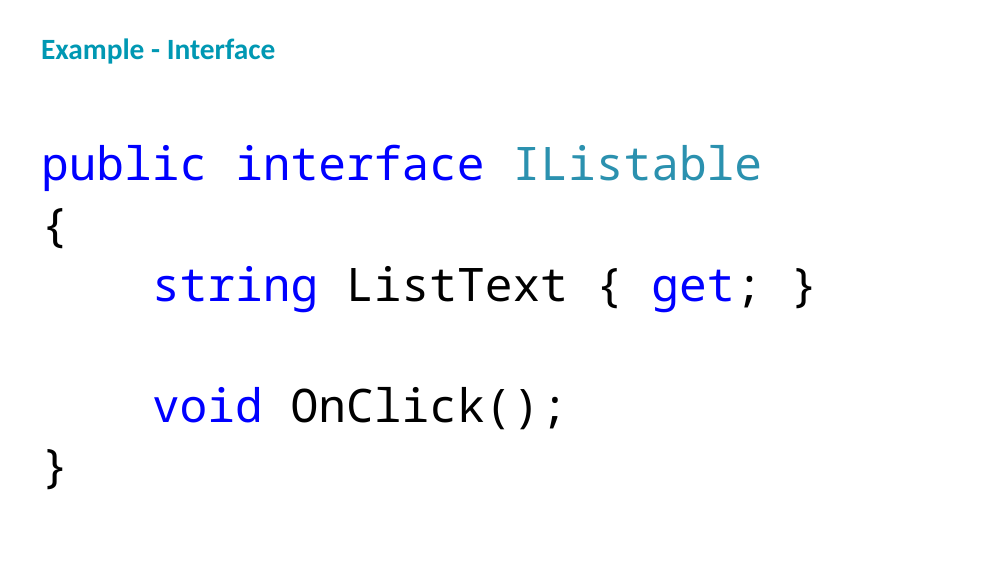
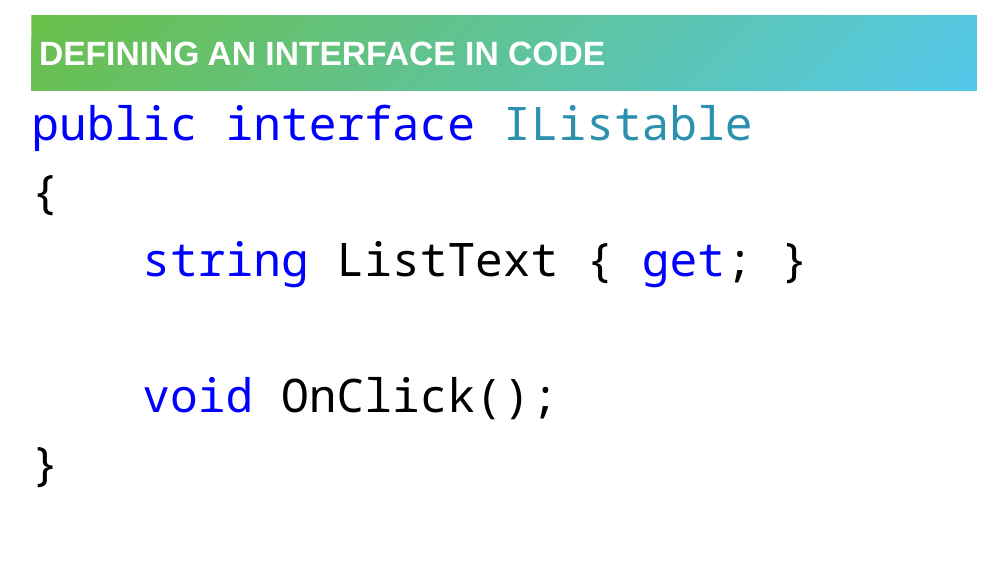
Before and after one commit to hytechclub/cs-102, a slide deck: slide 5 of Interfaces/Interfaces.pptx (slide 6 before the commit). Drawn at 1008x567 pixels with LibreOffice and Linux fonts; fonts in the diff are those of the drawing; background and template pictures are left out. Boxes give left, top, right and bottom in pixels: in the first picture for what was removed or moved away, otherwise in the second. Text is boxed around its words. In the diff, an @@ line names an element or a change of style, - is before the commit and + after.

Commit message:
update interfaces ppt

```diff
--- a/Interfaces/Interfaces.pptx
+++ b/Interfaces/Interfaces.pptx
@@ title added at bbox=[32, 15, 977, 91], fill gradient #6ABF4B to #54C8E8, 32 pt, text #FFFFFF, bold @@
+DEFINING AN INTERFACE IN CODE
@@ text removed at bbox=[41, 38, 276, 64] @@
-Example - Interface
@@ text "public interface IListable": place and size @@
-text "public interface IListable" at bbox=[41, 144, 762, 430]
+text "public interface IListable" at bbox=[31, 104, 753, 420]
@@ text "public interface IListable" at bbox=[31, 104, 753, 420]: line spacing 0.9 to 1; more space between paragraphs @@
```
Also in this commit, not shown: 8 other slides changed, 1 slide added.
